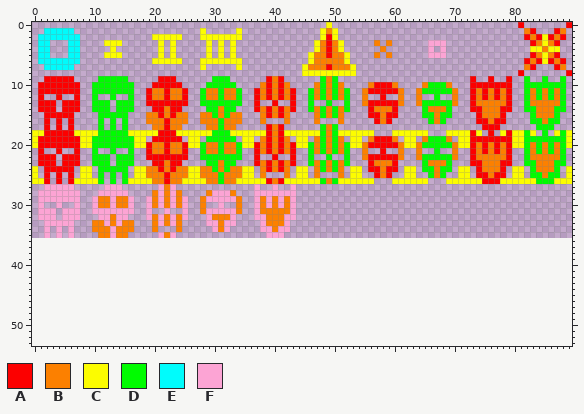
Sprite sheet -- bin/standard/x-stalkers/Resources/UI/geobits.png. This is how it looked before the edit.
The file is 90x36 pixels. The old version is drawn lined up with the new one, on the new canvas.
Palette (. is transparent): A #fc0000  B #fc8000  C #fcfc00  D #00fc00  E #00fcfc  F #fca4d4
Pixels before (only the part around the change), first column x 0:
24 C.AAAAA.CC.DDDDD.CCBBABABBCCBBDBDBBCC.BABAB.CC.BDBDB.CC.AABAA.CC.DDBDD.CC
25 C.A.A.A.CC.D.D.D.CCBBBABBBCCBBBDBBBCC.B...B.CC.B...B.CC..ABA..CC..DBD..CC
26 CCA.A.ACCCCD.D.DCCCCBBABBCCCCBBDBBCCCCCABACCCCCCDBDCCCCCC...CCCCCC...CCCC
27 ..FFFFF.....FFF......FBF.............F..F..F.............................
28 .FFFFFFF...FFFFF....BFBFB....BFFFB...FFFFFFF.............................
29 .FFFFFFF..FBBFBBF..FBFBFBF..BFFFFFB..FBFBFBF.............................
30 .F..F..F..FBBFBBF..FBFBFBF..B..F..B..FBFBFBF.............................
31 .FFF.FFF..FFFFFFF..F..F..F..BFFFFFB..FBBBBBF.............................
32 .FFF.FFF...FFBFF...FBFBFBF...FBBBF...FFBBBFF.............................
33 ..FFFFF...BBFBFBB...BFBFB....FFBFF....FBBBF..............................
34 ..F.F.F...BBBFBBB...B...B.....FBF.....FFBFF..............................
35 ..F.F.F....BBFBB.....FBF...............FFF...............................
36 .........................................................................
37 .........................................................................
38 .........................................................................
39 .........................................................................
40 .........................................................................
41 .........................................................................
42 .........................................................................
43 .........................................................................
44 .........................................................................
45 .........................................................................
46 .........................................................................
47 .........................................................................
48 .........................................................................
49 .........................................................................
50 .........................................................................
51 .........................................................................
52 .........................................................................
53 .........................................................................
After the commit:
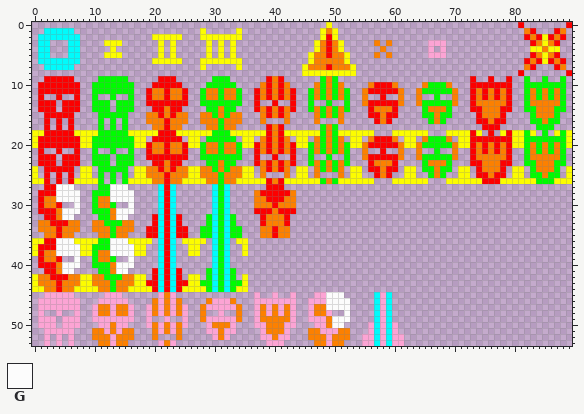
Colours new in this view: G #fcfcfc
From old to new:
canvas 90x36 -> 90x54
Changed rows in their new state; - is an unchanged pixel.
first column x 0:
27 --AAGGG----DDGGG-----EAE------EDE----.-AAA-.------------------
28 -AAAGGGG--DDDGGGG---.EAE.----.EDE.---BAAAAAB------------------
29 -ABBGGGG--D--GGGG--..EAE..--..EDE..--B-AAA-B------------------
30 -ABBA--G--D--D..G--..EAE..--.-EDE-.--B-BAB-B------------------
31 -AAABGGG--DDDBGGG--.-EAE-.--..EDE..--AAA-AAA------------------
32 -.AABGG.---DD-GG---.AEAEA.---DEDED---.A---A.------------------
33 -BBAAABB----DDD-----AEAEA----DEDED----A---A-------------------
34 -BBBABBB-----D-----AAEAEAA--DDEDEDD---BBABB-------------------
35 --BBABB------D-----AAEAEAA--DDEDEDD---BBABB-------------------
36 CCAAGGGCCCCDDGGGCCCC-EAE-CCCC-EDE-CC--------------------------
37 CAAAGGGGCCDDDGGGGCC--EAE--CC--EDE--C--------------------------
38 CABBGGGGCCDBBGGGGCC--EAE--CC--EDE--C--------------------------
39 -ABBA--G--DBBD--G----EAE------EDE-----------------------------
40 -AAABGGG--DDDBGGG----EAE------EDE-----------------------------
41 --AABGG----DDBGG----AEAEA----DEDED----------------------------
42 CBBAAABBCCBBDDDBBCC-AEAEA-CC-DEDED-C--------------------------
43 CBBBABBBCCBBBDBBBCCAAEAEAACCDDEDEDDC--------------------------
44 CCBBABBCCCCBBDBBCCCCAEAEACCCCDEDEDCC--------------------------
45 --FFFFF-----FFF------FBF-------------F--F--F---FFGGG-----EFE--
46 -FFFFFFF---FFFFF----BFBFB----BFFFB---FFFFFFF--FFFGGGG----EFE--
47 -FFFFFFF--FBBFBBF--FBFBFBF--BFFFFFB--FBFBFBF--FBBGGGG----EFE--
48 -F--F--F--FBBFBBF--FBFBFBF--B--F--B--FBFBFBF--FBBF--G----EFE--
49 -FFF-FFF--FFFFFFF--F--F--F--BFFFFFB--FBBBBBF--FFFBGGG----EFE--
50 -FFF-FFF---FFBFF---FBFBFBF---FBBBF---FFBBBFF---FFBGG----FEFEF-
51 --FFFFF---BBFBFBB---BFBFB----FFBFF----FBBBF---BBFFFBB---FEFEF-
52 --F-F-F---BBBFBBB---B---B-----FBF-----FFBFF---BBBFBBB--FFEFEFF
53 --F-F-F----BBFBB-----FBF---------------FFF-----BBFBB---FFEFEFF
Pixel boxes of the changes (left, top, right, bottom) in both pictures:
changed: (32, 184, 404, 346)
